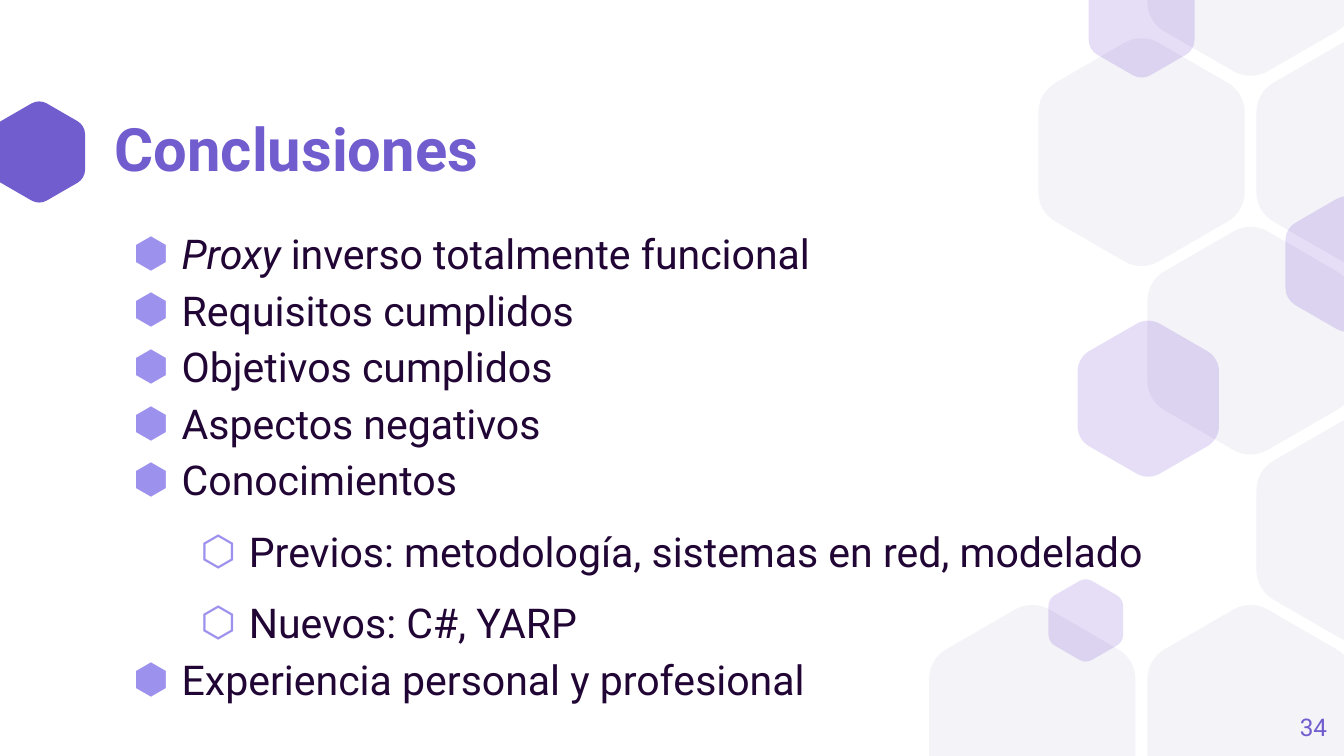
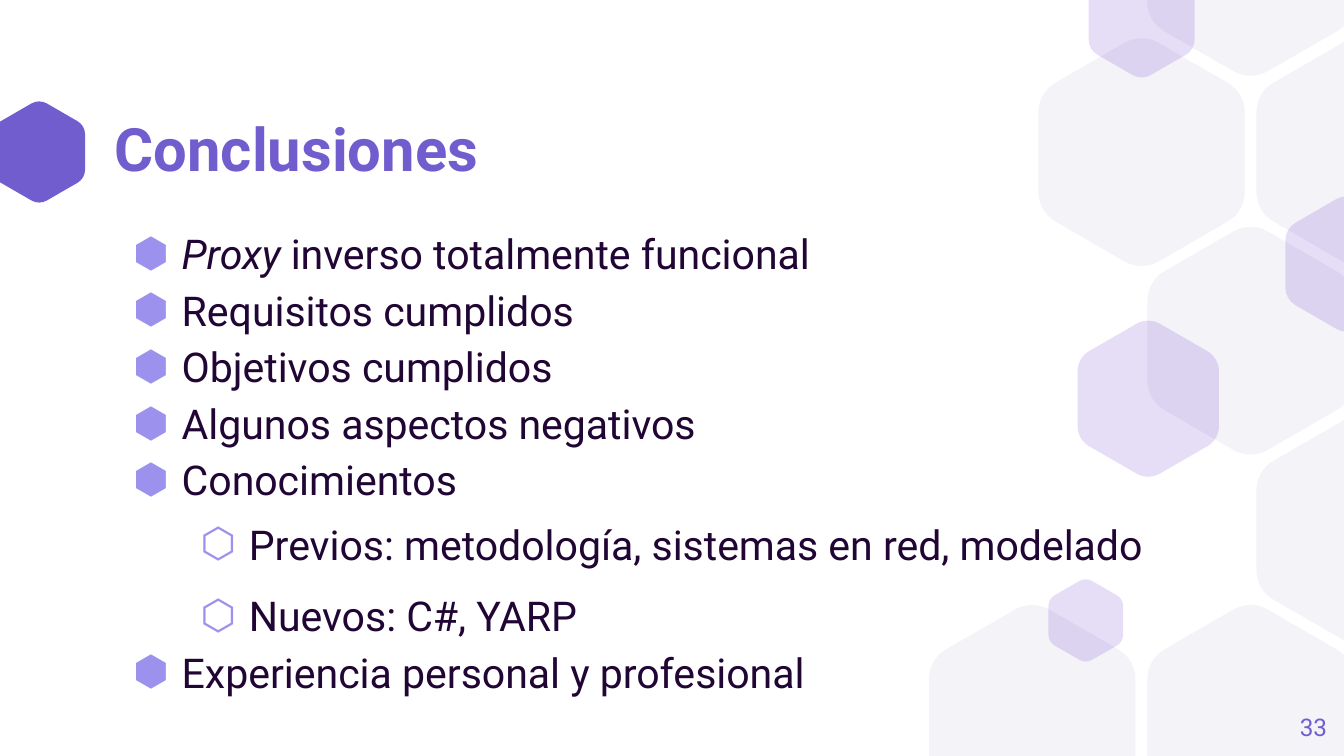
Before and after one commit to a1ex9788/TFG, a slide deck: slide 33 of TFG_AlejandroCarrion.pptx (slide 34 before the commit). Drawn at 1344x756 pixels with LibreOffice and Linux fonts; fonts in the diff are those of the drawing. Boxes give left, top, right and bottom in pixels: in the first picture for what was removed or moved away, otherwise in the second. Text is boxed around its words. In the diff, an @@ line names an element or a change of style, - is before the commit and + after.

Commit message:
Algunos retoques de la revisión.

```diff
--- a/TFG_AlejandroCarrion.pptx
+++ b/TFG_AlejandroCarrion.pptx
@@ text at [182, 408, 696, 448]: text changed @@
-⬢ Aspectos negativos
+⬢ Algunos aspectos negativos
@@ text at [249, 529, 1143, 569]: line spacing 1.15 to 1 @@
@@ page number at [1300, 718, 1327, 736]: text changed @@
-34
+33
```
Also in this commit, not shown: 6 other slides changed, 1 slide removed.
